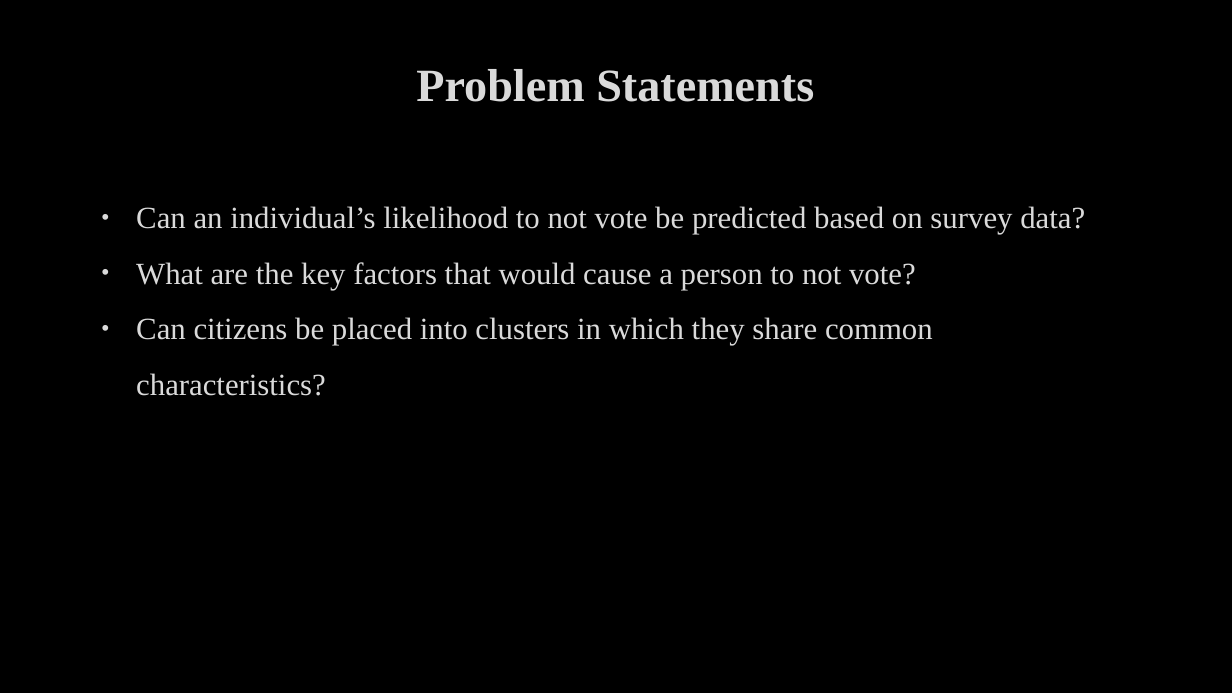
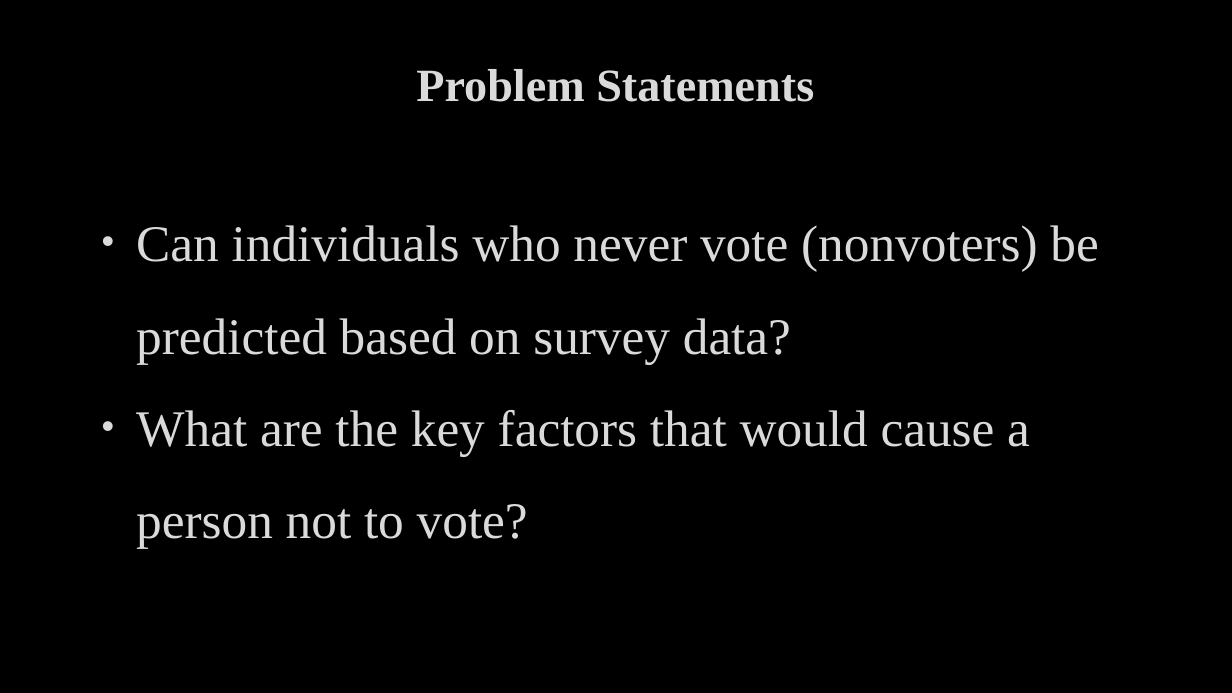
Before and after one commit to drewb8419/nonvoters, a slide deck: slide 2 of Final_Report/Capstone_nonvoters_presentation.pptx. Drawn at 1232x693 pixels with LibreOffice and Linux fonts; fonts in the diff are those of the drawing; background and template pictures are left out. Boxes give left, top, right and bottom in pixels: in the first picture for what was removed or moved away, otherwise in the second. Text is boxed around its words. In the diff, an @@ line names an element or a change of style, - is before the commit and + after.

Commit message:
updates

```diff
--- a/Final_Report/Capstone_nonvoters_presentation.pptx
+++ b/Final_Report/Capstone_nonvoters_presentation.pptx
@@ text at (136,225,1098,549): text changed; size 24 to 40 pt @@
-• Can an individual’s likelihood to not vote be predicted based on survey data?
-• What are the key factors that would cause a person to not vote?
-• Can citizens be placed into clusters in which they share common characteristics?
+• Can individuals who never vote (nonvoters) be predicted based on survey data?
+• What are the key factors that would cause a person not to vote?
```
Also in this commit, not shown: 8 other slides changed, 9 slides added, 2 slides removed.
